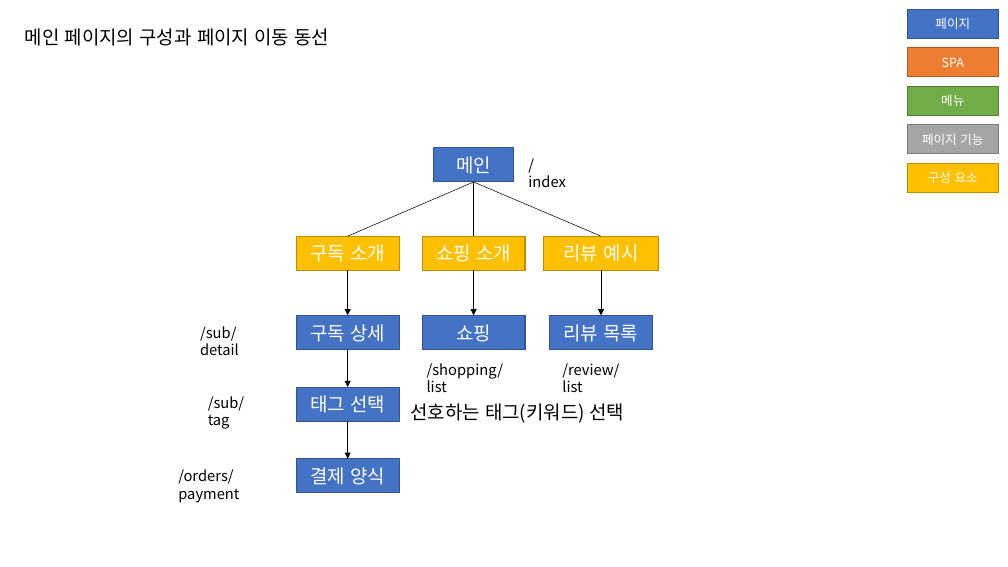
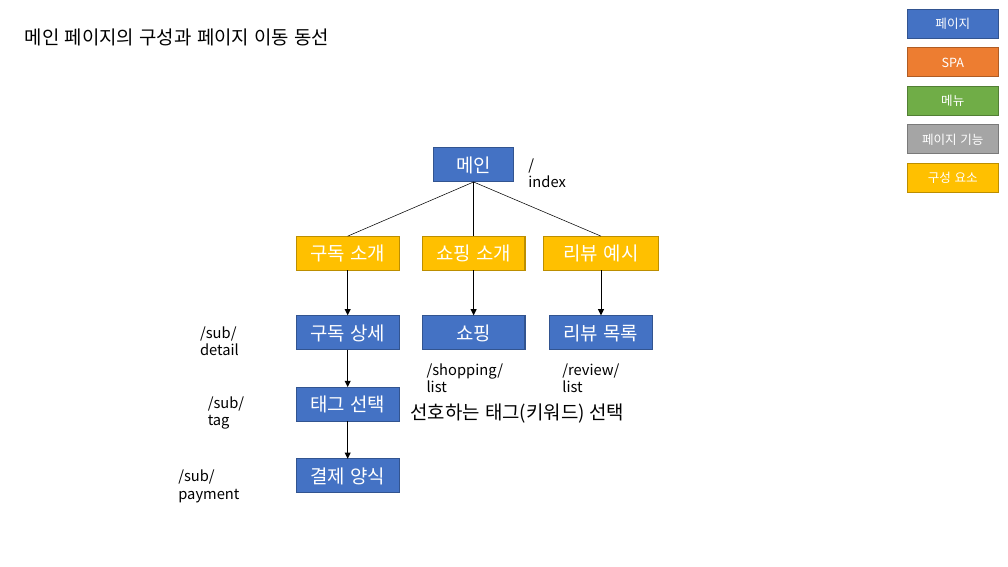
Before and after one commit to jihunz/HiSnack, a slide deck: slide 2 of document/ppt/Hi Snack! 페이지 맵.pptx. Drawn at 1008x567 pixels with LibreOffice and Linux fonts; fonts in the diff are those of the drawing. Boxes give left, top, right and bottom in pixels: in the first picture for what was removed or moved away, otherwise in the second. Text is boxed around its words. In the diff, an @@ line names an element or a change of style, - is before the commit and + after.

```diff
--- a/document/ppt/Hi Snack! 페이지 맵.pptx
+++ b/document/ppt/Hi Snack! 페이지 맵.pptx
@@ text at (178,469,239,503): text changed @@
-/orders/payment
+/sub/payment
```
Also in this commit, not shown: 1 other slide changed, 1 other file.
